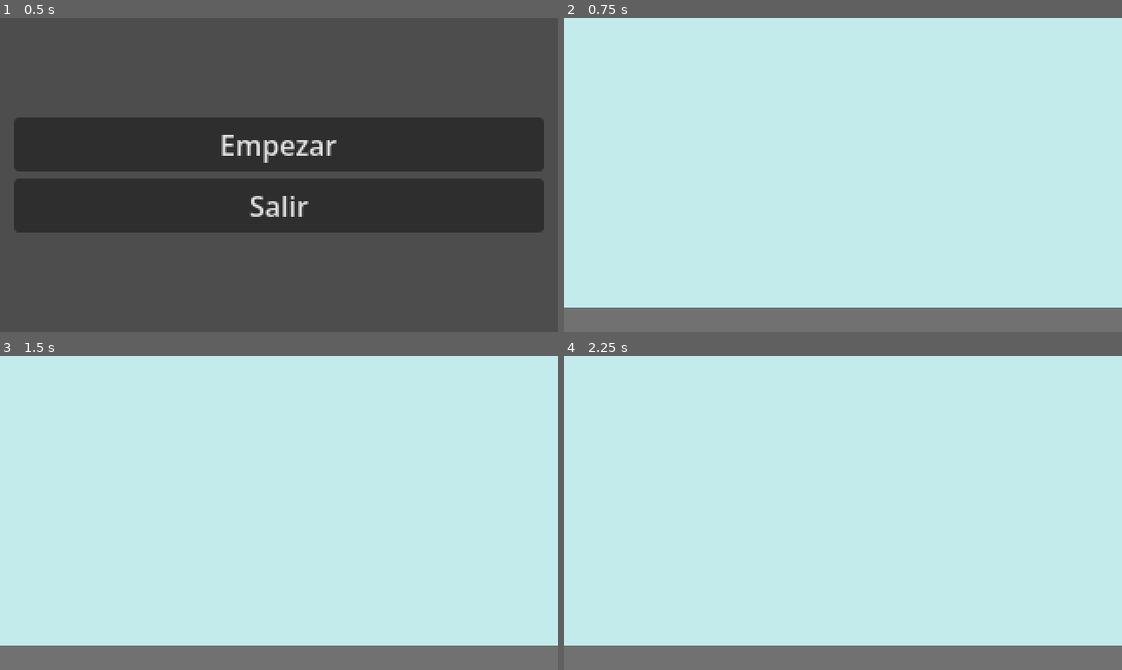
Above: before the commit, frames 1-4 (two rows, left to right).
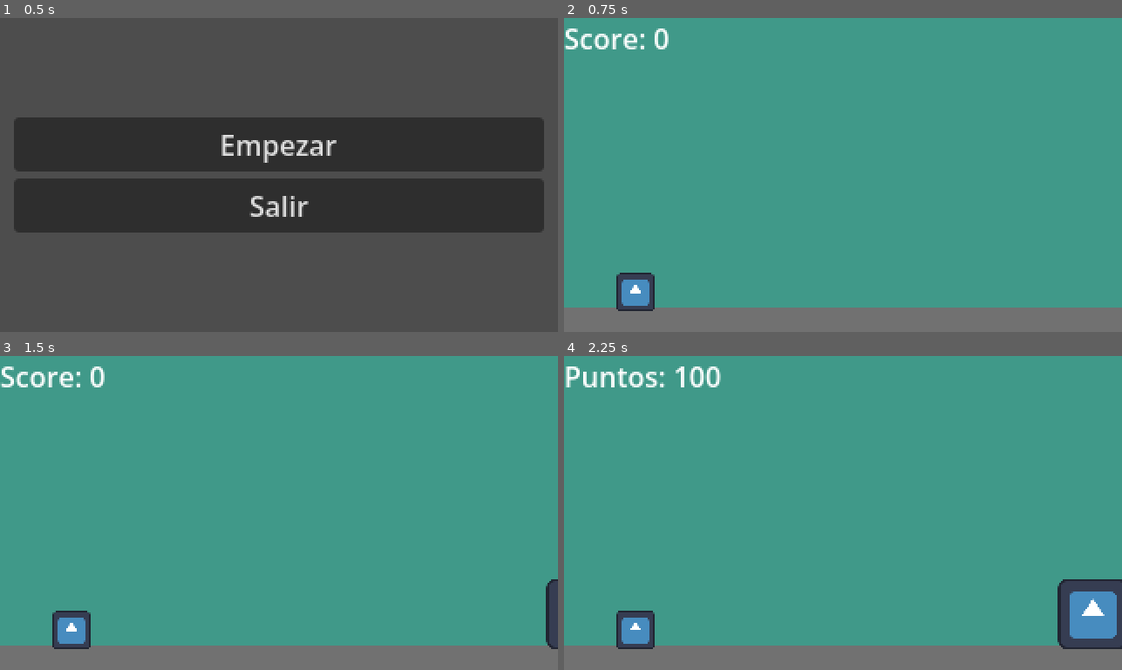
Above: after the commit, the same moments.

Repository: agusgonz/sideproject-gamejam
Game: Godot game, scene res://UI/MenuInicio.tscn
Same seed, same stepped clock (60 frames per second), same inputs: the game is played once before the commit and once after it. The engine's default icon, where the game draws it, is replaced by a stand-in: a white triangle on a blue panel in a dark square.
Inputs:
- Up to frame 1 (0.5 s): no input
- Up to frame 2 (0.75 s): click "Empezar" at 0.5 s
- Up to frame 3 (1.5 s): tap Enter at 1.25 s
- Up to frame 4 (2.25 s): tap Space (jump) at 1.52 s

Frame 1 is identical in both runs. In frame 2, 92% of the frame differs, in the area x 0-100%, y 0-94%; in frame 3, 92%; in frame 4, 92%.
Error before the commit: Parse Error: Unindent doesn't match the previous indentation level. (res://managers/game_manager.gd:18)

Commit message:
resuelve error merge

Diff:
--- a/main.tscn
+++ b/main.tscn
@@ -45,14 +45,6 @@
 position = Vector2(41, 141)
 
 [node name="CanvasLayer" type="CanvasLayer" parent="." unique_id=311716342]
-
-[node name="ScoreLabel" type="Label" parent="CanvasLayer" unique_id=2000804350]
-offset_right = 40.0
-offset_bottom = 23.0
-text = "Score: 0"
-script = ExtResource("4_1bvp3")
-
-[node name="CanvasLayer" type="CanvasLayer" parent="." unique_id=1745616813]
 layer = -10
 
 [node name="Background" type="ColorRect" parent="CanvasLayer" unique_id=492003579]
@@ -61,7 +53,7 @@
 anchor_bottom = 1.0
 grow_horizontal = 2
 grow_vertical = 2
-color = Color(0.76906264, 0.92170465, 0.9245096, 1)
+color = Color(0.25098076, 0.6007175, 0.53784674, 1)
 
 [node name="Floor" type="ColorRect" parent="CanvasLayer" unique_id=1605740084]
 anchors_preset = 15
@@ -72,7 +64,15 @@
 grow_vertical = 2
 color = Color(0.4429102, 0.44291112, 0.4429103, 1)
 
-[connection signal="score_changed" from="GameManager" to="CanvasLayer/ScoreLabel" method="_on_game_manager_score_changed"]
+[node name="CanvasLayer2" type="CanvasLayer" parent="." unique_id=1745616813]
+
+[node name="ScoreLabel" type="Label" parent="CanvasLayer2" unique_id=2000804350]
+offset_right = 61.0
+offset_bottom = 23.0
+text = "Score: 0"
+script = ExtResource("4_1bvp3")
+
+[connection signal="score_changed" from="GameManager" to="CanvasLayer2/ScoreLabel" method="_on_game_manager_score_changed"]
 [connection signal="timeout" from="GameManager/ScoreTimer" to="GameManager" method="_on_score_timer_timeout"]
 [connection signal="timeout" from="SpawnManager/SpawnTimer" to="SpawnManager" method="_on_spawn_timer_timeout"]
 [connection signal="murio_jugador" from="Player" to="GameManager" method="_on_player_murio_jugador"]
--- a/managers/game_manager.gd
+++ b/managers/game_manager.gd
@@ -15,7 +15,7 @@
 
 func game_over() -> void:
 	get_tree().paused = true
-  get_tree().change_scene_to_file("res://UI/MenuGameOver.tscn")
+	get_tree().change_scene_to_file("res://UI/MenuGameOver.tscn")
 
 
 func _on_score_timer_timeout() -> void:
